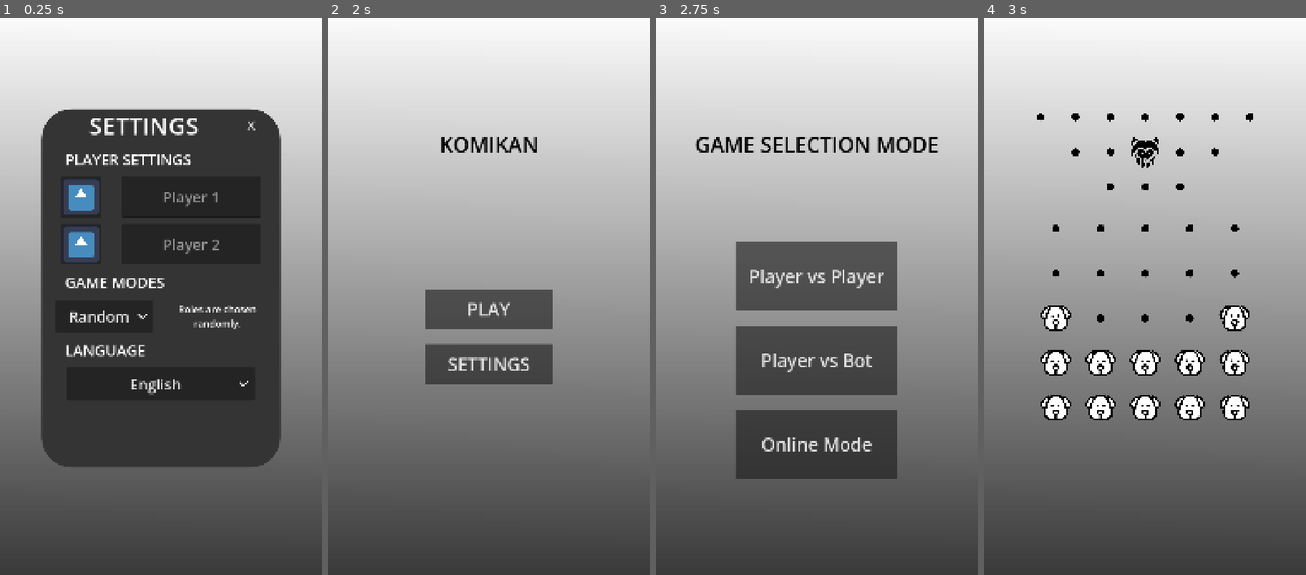
Above: before the commit, frames 1-4 (left to right).
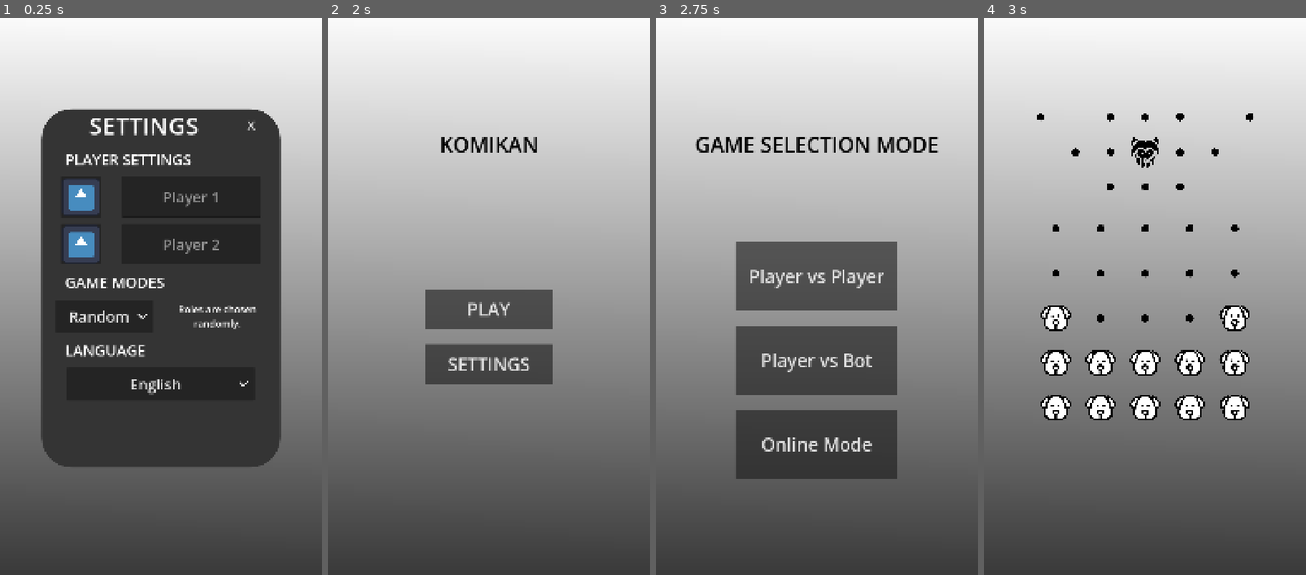
Above: after the commit, the same moments.

Repository: LeYohan-rgb/komikan
Game: Godot game, scene res://Scenes/main_menu.tscn
The game is run twice, just before and just after one commit, with the same random seed, the same clock (stepped at 60 frames per second) and the same inputs. The engine's default icon, where the game draws it, is replaced by a stand-in: a white triangle on a blue panel in a dark square.
Inputs (mouse positions are in pixels of both pictures, inside the frame that each line leads up to):
- Up to frame 1 (0.25 s): no input
- Up to frame 2 (2 s): click (517, 196) at 0.52 s; type "Alex" at 0.6 s; click (517, 246) at 0.75 s; type "Alex" at 0.83 s; click "X" at 1.25 s
- Up to frame 3 (2.75 s): click "PLAY" at 2 s
- Up to frame 4 (3 s): click "Player vs Player" at 2.75 s

Frames 1-3 are identical in both runs. In frame 4, less than 0.1% of the frame differs, in the area x 27-73%, y 17-19%.

Commit message:
Set up half of each tile's neighbors by an int array

Diff:
--- a/Scenes/game_scene.tscn
+++ b/Scenes/game_scene.tscn
@@ -63,6 +63,7 @@
 [node name="tile26" parent="game_scene_layout/board_layout/triangle_board/row_1" unique_id=1331111654 instance=ExtResource("1_x87qo")]
 custom_minimum_size = Vector2(50, 50)
 layout_mode = 2
+neighbors = Array[int]([27, 31])
 
 [node name="row_2" type="GridContainer" parent="game_scene_layout/board_layout/triangle_board" unique_id=1380362969]
 layout_mode = 2
@@ -71,6 +72,7 @@
 [node name="tile" parent="game_scene_layout/board_layout/triangle_board/row_2" unique_id=1472585669 instance=ExtResource("1_x87qo")]
 custom_minimum_size = Vector2(50, 50)
 layout_mode = 2
+state = "null"
 
 [node name="tile31" parent="game_scene_layout/board_layout/triangle_board/row_2" unique_id=1345619771 instance=ExtResource("1_x87qo")]
 custom_minimum_size = Vector2(50, 50)
@@ -131,6 +133,7 @@
 [node name="tile" parent="game_scene_layout/board_layout/triangle_board/row_6" unique_id=332566670 instance=ExtResource("1_x87qo")]
 custom_minimum_size = Vector2(50, 50)
 layout_mode = 2
+state = "null"
 
 [node name="tile35" parent="game_scene_layout/board_layout/triangle_board/row_6" unique_id=1340308434 instance=ExtResource("1_x87qo")]
 custom_minimum_size = Vector2(50, 50)
--- a/Scenes/tile.tscn
+++ b/Scenes/tile.tscn
@@ -43,3 +43,20 @@
 position = Vector2(26, 26)
 scale = Vector2(0.2, 0.2)
 sprite_frames = SubResource("SpriteFrames_jague")
+
+[node name="Button" type="Button" parent="." unique_id=669134408]
+layout_mode = 1
+anchors_preset = 8
+anchor_left = 0.5
+anchor_top = 0.5
+anchor_right = 0.5
+anchor_bottom = 0.5
+offset_left = -51.0
+offset_top = -51.0
+offset_right = 51.0
+offset_bottom = 51.0
+grow_horizontal = 2
+grow_vertical = 2
+flat = true
+
+[connection signal="pressed" from="Button" to="." method="_on_button_pressed"]
--- a/Scripts/game_scene.gd
+++ b/Scripts/game_scene.gd
@@ -11,6 +11,10 @@
 	pass
 
 func load_initial_board_state():
+	#GET RID OF NON-TILES
+	get_node("game_scene_layout/board_layout/triangle_board/row_2/tile").change_state("null")
+	get_node("game_scene_layout/board_layout/triangle_board/row_6/tile").change_state("null")
+
 	#PANGUI
 	change_tile_state(33, "pangui", true, 4)
 
--- a/Scripts/tile.gd
+++ b/Scripts/tile.gd
@@ -1,6 +1,7 @@
 extends Control
 
-@export var state : String = ""
+@export var state : String
+@export var neighbors : Array[int] #CLOCKWISE
 @onready var anim_sprite = $AnimatedSprite2D
 # Called when the node enters the scene tree for the first time.
 func _ready() -> void:
@@ -19,12 +20,21 @@
 func _process(delta: float) -> void:
 	pass
 
-func change_state(state : String):
-	if state == "":
+func change_state(changed_state : String):
+	state = changed_state
+
+	if changed_state == "":
 		anim_sprite.play("default")
-	if state == "pangui":
+	if changed_state == "pangui":
 		anim_sprite.play("pangui")
-	if state == "trewa":
+	if changed_state == "trewa":
 		anim_sprite.play("trewa")
+	if changed_state == "null":
+		anim_sprite.hide()
+
+
+func _on_button_pressed() -> void:
 	if state == "null":
-		anim_sprite.hide()
+		return
+
+	print("pressed", state)
